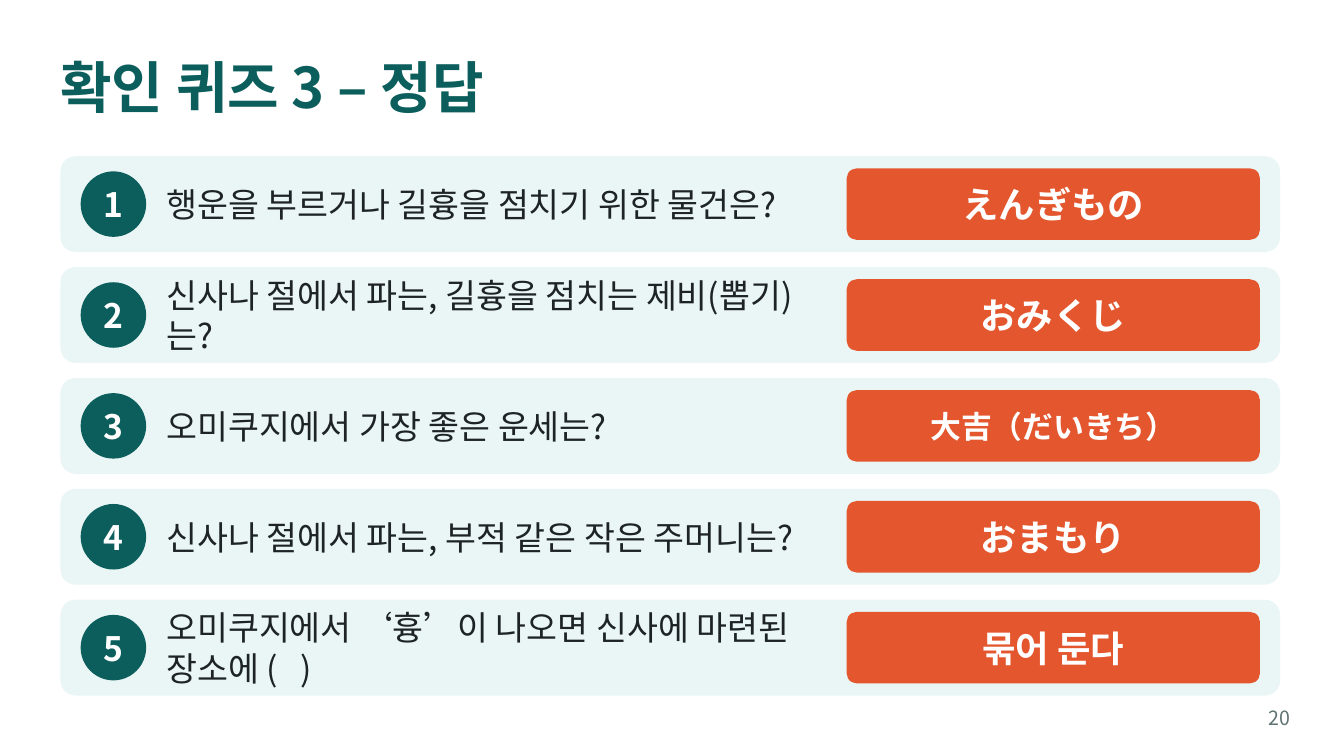
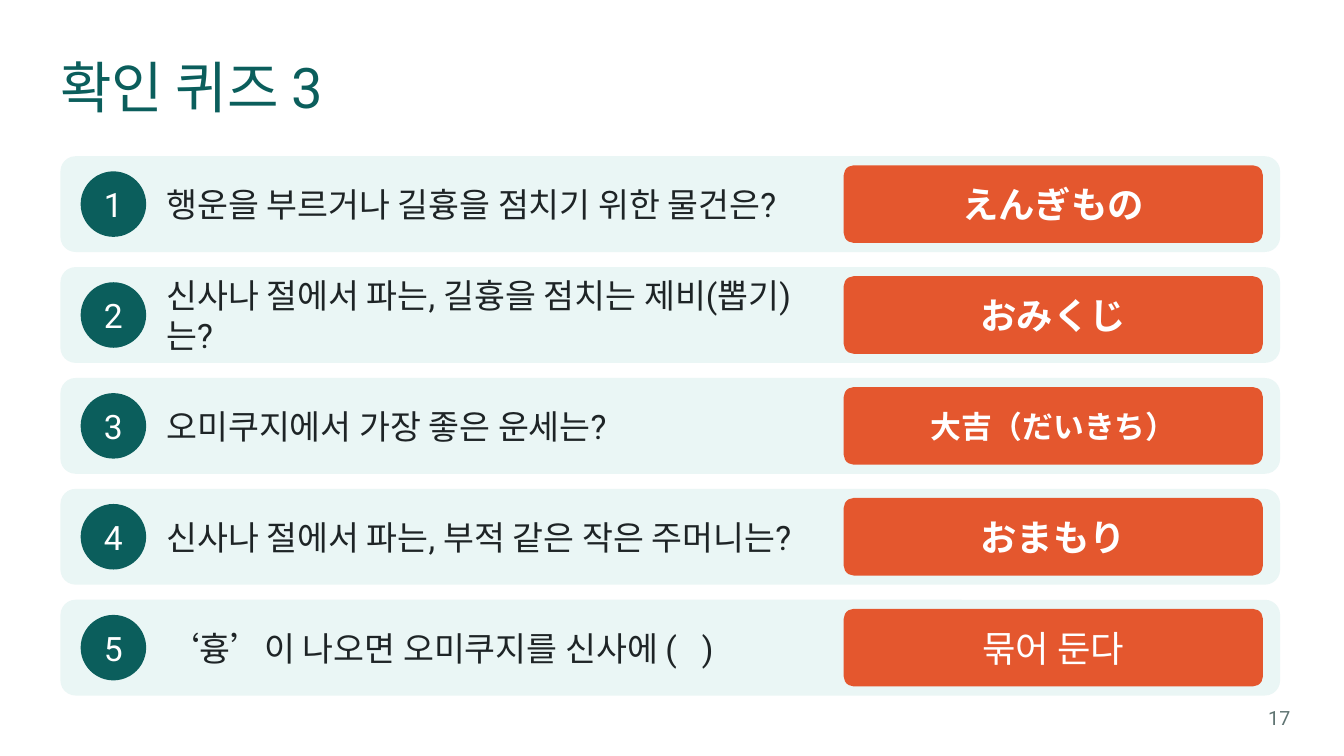
Before and after one commit to choeetururira/japanese, a slide deck: slide 17 of 일본문화광장_수업.pptx (slide 20 before the commit). Drawn at 1344x756 pixels with LibreOffice and Linux fonts; fonts in the diff are those of the drawing. Boxes give left, top, right and bottom in pixels: in the first picture for what was removed or moved away, otherwise in the second. Text is boxed around its words. In the diff, an @@ line names an element or a change of style, - is before the commit and + after.

```diff
--- a/일본문화광장_수업.pptx
+++ b/일본문화광장_수업.pptx
@@ title at bbox=[60, 61, 322, 113]: text changed; font Noto Sans CJK KR to Roboto; bold off @@
-확인 퀴즈 3 – 정답
+확인 퀴즈 3
@@ rounded rectangle "えんぎもの": place and size @@
-rounded rectangle "えんぎもの" at bbox=[962, 187, 1144, 221]
+rounded rectangle "えんぎもの" at bbox=[844, 165, 1263, 243]
@@ rounded rectangle removed at bbox=[847, 168, 1260, 240] @@
@@ rounded rectangle "おみくじ": place and size @@
-rounded rectangle "おみくじ" at bbox=[980, 299, 1126, 332]
+rounded rectangle "おみくじ" at bbox=[844, 276, 1263, 354]
@@ rounded rectangle removed at bbox=[847, 279, 1260, 351] @@
@@ rounded rectangle "大吉（だいきち）": place and size @@
-rounded rectangle "大吉（だいきち）" at bbox=[930, 411, 1176, 441]
+rounded rectangle "大吉（だいきち）" at bbox=[844, 387, 1263, 465]
@@ rounded rectangle removed at bbox=[847, 390, 1260, 462] @@
@@ font Noto Sans CJK KR to Roboto in 4 elements at bbox=[166, 188, 777, 220], bbox=[166, 279, 791, 350], bbox=[166, 411, 607, 442], bbox=[166, 522, 791, 555] @@
@@ fill none to #E4572E in 4 elements at bbox=[844, 165, 1263, 243], bbox=[844, 276, 1263, 354], bbox=[844, 387, 1263, 465], bbox=[844, 498, 1263, 576] @@
@@ rounded rectangle "おまもり": place and size @@
-rounded rectangle "おまもり" at bbox=[980, 521, 1126, 554]
+rounded rectangle "おまもり" at bbox=[844, 498, 1263, 576]
@@ rounded rectangle removed at bbox=[847, 501, 1260, 573] @@
@@ font Noto Sans CJK KR to Roboto, bold off in 5 elements at bbox=[104, 193, 123, 217], bbox=[104, 303, 123, 328], bbox=[104, 414, 123, 440], bbox=[104, 526, 123, 550], bbox=[104, 637, 123, 662] @@
@@ rounded rectangle "묶어 둔다": place and size @@
-rounded rectangle "묶어 둔다" at bbox=[982, 631, 1124, 666]
+rounded rectangle "묶어 둔다" at bbox=[844, 609, 1263, 687]
@@ rounded rectangle "묶어 둔다" at bbox=[844, 609, 1263, 687]: font Noto Sans CJK KR to Roboto, bold off; fill none to #E4572E @@
@@ rounded rectangle removed at bbox=[847, 612, 1260, 684] @@
@@ text at bbox=[166, 632, 658, 664]: text changed; font Noto Sans CJK KR to Roboto @@
-오미쿠지에서 ‘흉’이 나오면 신사에 마련된 장소에 ( )
+‘흉’이 나오면 오미쿠지를 신사에 ( )
@@ page number at bbox=[1268, 711, 1290, 725]: text changed; font Noto Sans CJK KR to Roboto @@
-20
+17
```
Also in this commit, not shown: 22 other slides changed, 4 slides removed, 1 other file.
